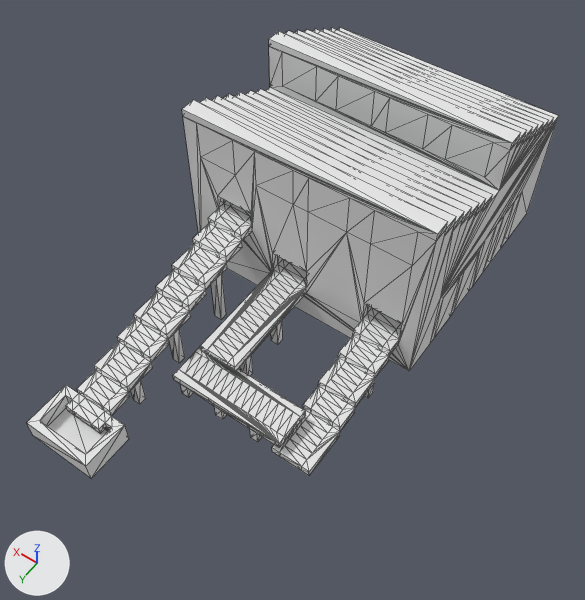
The OBJ model Assets/KYT2019/Models/sorter.obj, before and after one commit.
One viewpoint serves both versions: a 50 mm lens placed at (-3.54, 5.1, 8.13), pointed at (-0.21, 0.45, 0.82). Every picture has the same lights, and +X, +Y and +Z are marked at lower left. Mesh edges are drawn as thin lines. Where no turn or scale is listed for an object, it has been applied to the vertices. Vertices at the same position are counted once.

The first picture shows 'Untitled'.
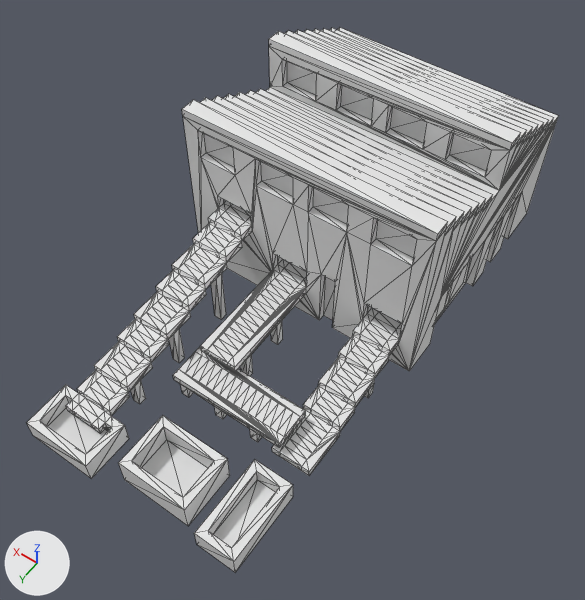
What differs and where, as boxes (x1, y1, x2, y2) in the pictures (585 x 600 px; the box of a moved part takes in the faces that stretch with it):
'Untitled', reshaped (21% taller)
    before: (27, 28, 558, 479)
    after: (27, 28, 558, 573)
part 1 of me_untitled, added
    after: (194, 460, 293, 573)
part 2 of me_untitled, added
    after: (118, 415, 230, 526)
part 3 of me_untitled, moved or reshaped
    both: (183, 46, 522, 370)

What changed in the scene script:
```text
Change me_untitled:
    used by ob_untitled; location = (0.0, 0.0, 0.0)
    remove me_untitled.from_pydata(...)  # 835 vertices, 1726 faces; spans x -1.6..1.6, y -3.2..3.2, z 0.0..2.4
    add me_untitled.from_pydata(...)  # 895 vertices, 1822 faces; spans x -1.6..1.6, y -3.2..3.2, z 0.0..2.4
    me_untitled part 1: a new loose piece of 16 vertices spanning x -1.4..-0.9, y 2.1..3.1, z 0.0..0.3, in mat_palette (white #e7e7e7)
    me_untitled part 2: a new loose piece of 16 vertices spanning x -0.7..0.2, y 2.3..3.0, z 0.0..0.4, in mat_palette (white #e7e7e7)
    me_untitled part 3
    66 vertices are removed from x -1.6..1.4, y -1.6..0.0, z 0.0..2.3
    227 faces are deleted
    12 vertices are added at x -1.5..-0.3, y -1.5..0.0, z 0.0..0.9
    16 new vertices lie (0.0, -0.1, 0.0) away from vertices in x -1.4..1.4, y -1.6..0.0, z 1.8
    32 new vertices lie (0.0, 0.0, 0.4) away from vertices in x -1.4..1.4, y -1.7..0.0, z 1.8
    12 new vertices lie (0.1, 0.0, 0.0) away from vertices in x -1.6..-1.5, y -2.6..-0.5, z 0.0..0.9
    8 new vertices lie (0.0, 0.1, 0.0) away from vertices in x 0.5..1.2, y -3.2..-3.1, z 0.0..1.2
    8 new vertices lie (-0.1, 0.0, 0.0) away from vertices in x 1.5..1.6, y -2.9..-2.3, z 0.0..0.9
    6 new vertices lie (0.0, 0.1, 0.0) away from vertices in x -1.5..-0.3, y -1.1..-0.1, z 0.0..0.9
    267 new faces join them
```
